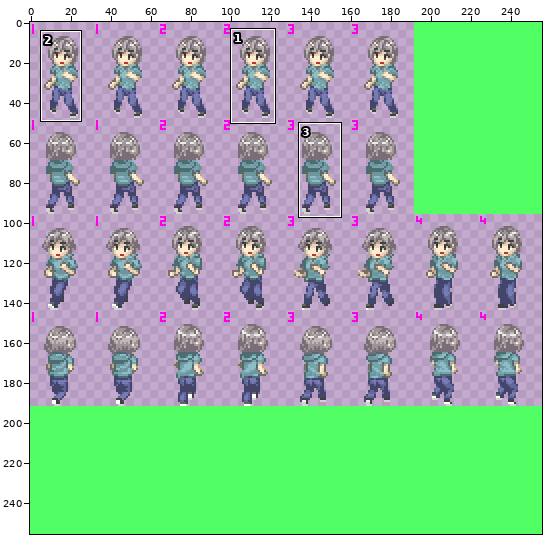
Sprite sheet -- Assets/AnoGame/Sprites/HeroAtlas.png. Above: a wide view before the commit, with the close-up outlined.
Close-up. Before:
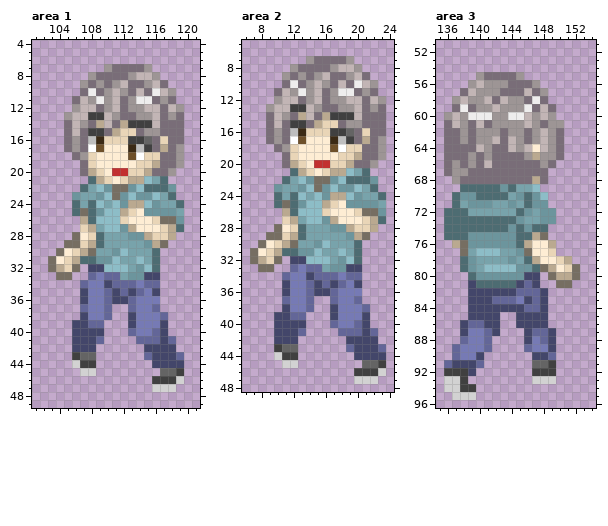
The file is 256x256 pixels. Colours within 5 levels of each other are drawn and written as one. Shown: area 1: x 101..121, y 4..49; area 2: x 6..24, y 5..48; area 3: x 135..154, y 51..96. The commit also changed other parts of the picture, which this record leaves out.
The result:
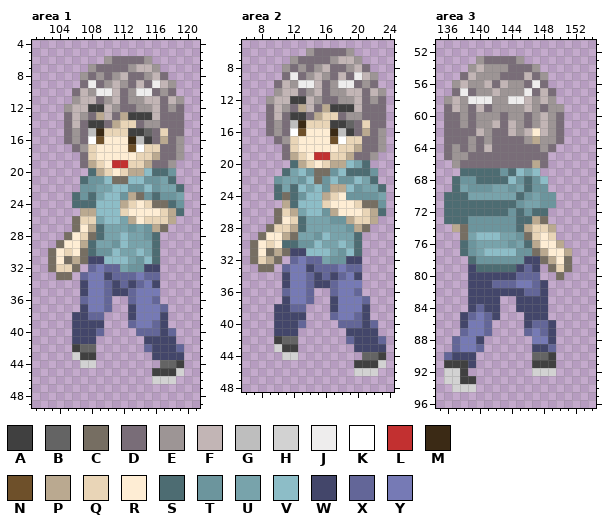
Palette (. is transparent): A #404040  B #646464  C #766e62  D #796d78  E #9d9595  F #c2b5b5  G #bebebe  H #d2d2d2  J #eeeded  K #ffffff  L #c23030  M #3b2a15  N #6e502a  P #baa990  Q #e9d5b7  R #feedd4  S #4d6c72  T #6c959d  U #78a3ab  V #8dbdc7  W #43466a  X #636698  Y #767ab5
Changes in this commit:
Changed rows in their new state; - is an unchanged pixel.
Area 1:
first column x 103:
 6 -------EDDDDE----
 7 -----EDD--EFFE---
 8 ----EDE-EFDDEFD--
 9 ----DJDEFE-FDJFE-
10 ---DFEJJ-DEJJDED-
11 ---E-FD----EFFDFE
12 --EF-AAFE-D-E--ED
13 --D-EDP-DPAAA--D-
14 ----DAADPQQDEE---
15 ---E-GMQQ-AABDQ--
16 -----KNRRRMGA-P-E
17 --.DEQR---NKQQD--
18 ---.D-----RQ-P---
19 -----PQ-LLQ-PD-E.
20 ----.SPQRQPPVSST-
21 ----STTVCCVVTTUS-
22 ----TTUUVV-TVTUUS
23 ---STSU-V-PC-STTU
24 ----S--V-PQRQCCST
25 ---.PPV--QR-RRQPS
26 ---CQQU--UP-Q-QP.
27 ---CR-SUUUTUTPC..
28 --CRQC---VUUTS..-
29 -CRRPSU-TV--US.--
30 CRQRCSTTVU-V-----
31 --C-CWWV-V-TV----
32 -Q---XYXXUT-WW---
33 ----XY-W-XXYXX---
34 ----W--XW-WXYW---
35 ---------WXY-Y---
36 ----X---..---X---
37 ----W-----W--YX--
38 ---W-XX.------W--
39 -----WW---X--X---
40 ------X---.XX--X-
41 ------.----.WW-W-
42 ---ABB------X---X
43 ---HAA------.---W
44 ---.HH-------.BBA
45 ----..-------AAAH
46 -------------HHH.
47 -------------...-
Area 2:
first column x 7:
 6 -------EDDDDE----
 7 -----EDD--EFFE---
 8 ----EDE-EFDDEFD--
 9 ----DJDEFE-FDJFE-
10 ---DFEJJ-DEJJDED-
11 ---E-FD----EFFDFE
12 --EF-AAFE-D-E--ED
13 --D-EDP-DPAAA--D-
14 ----DAADPQQDEE---
15 ---E-GMQQ-AABDQ--
16 -----KNRRRMGA-P-E
17 --.DEQR---NKQQD--
18 ---.D-----RQ-P---
19 -----PQ-LLQ-PD-E.
20 ----.SPQRQPPVUS.-
21 ----SUVTCCTVSS-T-
22 ---TU-TV-TVTTVUS-
23 ---S-SVUV-PPVT-US
24 ----C-TV-PQRT-TTU
25 ---.P-V--QR-RQCCT
26 ---CQPU--TP--RQPS
27 ---CRQSUUUTTPQ--.
28 --CQQP----UUTPC.-
29 -CRRPCU-TV--US.--
30 CRQRSSTTVU-V-----
31 --C-CWWV-V-TV----
32 -QP--XYXXUT-WW---
33 ----XY-W-XXYXX---
34 ----W--XW-WXYW---
35 ---------WXY-Y---
36 ----X---..---X---
37 ----W-----W--YX--
38 ---W-XX.------W--
39 -----WW---X--X---
40 ------X---.XX--X-
41 ------.----.WW-W-
42 ---ABB------X---X
43 ---HAA------.---W
44 ---.HH-------.BBA
45 ----..-------AAAH
46 -------------HHH.
47 -------------...-
Area 3:
first column x 136:
53 ----EDDDDE-------
54 ---EFEEEDDDE-----
55 --DF-EE--DFDE----
56 -EF-EFDFEE-JD----
57 -DJD--FEEEJ-FD---
58 EFEJJJEEJJFEFE---
59 DFE-FDE---FEDEE--
60 DD-DEE-DEED---D--
61 -D--EEFDF-D-F-D--
62 --D-F-D-F-FR-----
63 --DED-D-DDEPE----
64 -E-EDF--DDDDED.--
65 -EED-D----DDD..--
66 .--D-D-----PD.---
67 ..SSSSSTSVUV.----
68 -STTSSSSVTSTV----
69 -SUTTTUUT-STT----
70 S-SUUUUU-STUTT---
71 S-SSSSSSSTUU-T---
72 ---SSSSST--SS.---
73 ---TTTTTTSSPC.---
74 .PCTTTTT--PQQP---
75 ..CUVVVUUTCQRQ---
76 -.S-UUUU-USP-RP--
77 --STU--VV-TCPRRP-
78 --.STTTT-TWWCPRC-
79 --.WSSSSSWXW.CQC.
80 ---WWWWWWXXX-.C..
81 ----WWXXXYYXW-..-
82 ---------W-------
83 ------W..W-W-----
84 ----X--..-WW-----
85 --WXYX---.-------
86 ---YYX.--.-XXW---
87 --X---.---XY-----
88 -XY-W.----.-Y----
89 ----X.----.WWX---
90 XWWW.------BBA---
91 AAA-.------AA----
92 HH-.-------HHH---
93 ---A-------...---
94 .-HH-------------
95 -...-------------
